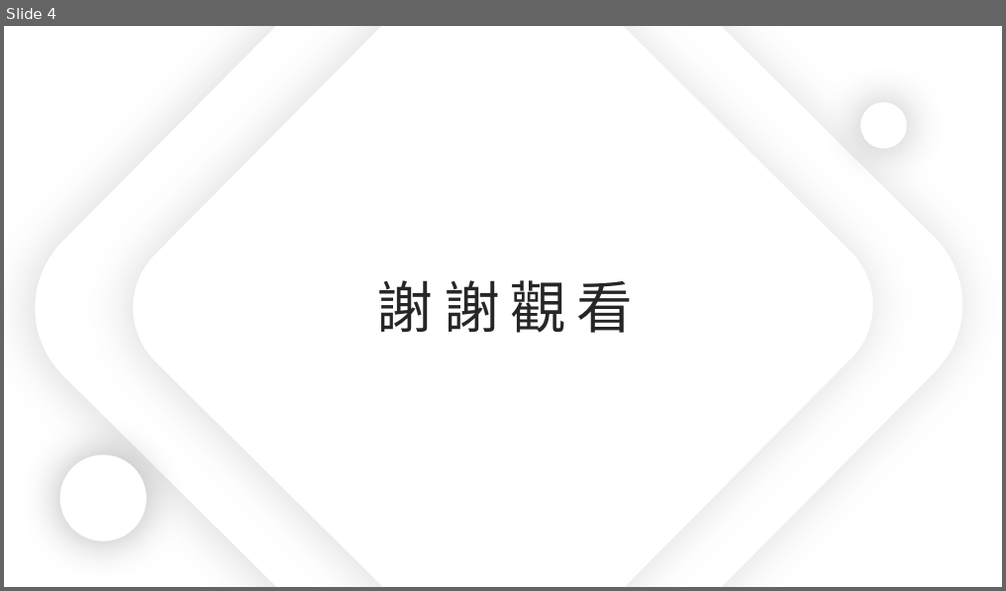
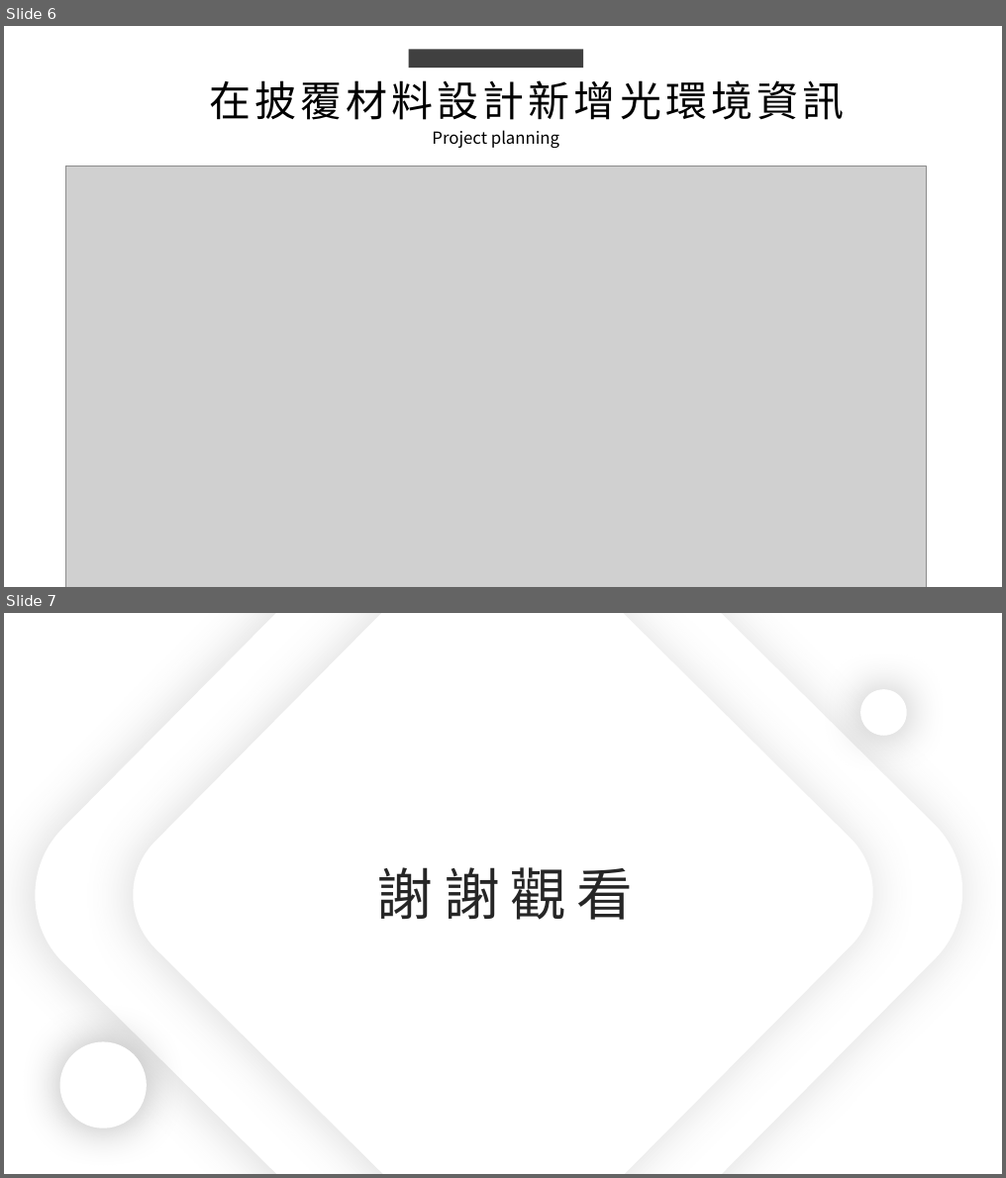
Before and after one commit to ZheHong1021/ExcelSystem, a slide deck: 工作日報_葉柏漢/2021.11/2021.11.29(加班)_2021.11.30工作日報_葉柏漢.pptx. Shown one above the other, each under a label of ours: slide 4 before the commit, slides 6 and 7 after it. The pictures are 1006x591 and 1006x1178 pixels, drawn with LibreOffice and Linux fonts; fonts in the diff are those of the drawing; grey boxes stand for pictures. Boxes give left, top, right and bottom in pixels: in the first picture for what was removed or moved away, otherwise in the second. Text is boxed around its words. In the diff, an @@ line names an element or a change of style, - is before the commit and + after.

```diff
--- a/工作日報_葉柏漢/2021.11/2021.11.29(加班)_2021.11.30工作日報_葉柏漢.pptx
+++ b/工作日報_葉柏漢/2021.11/2021.11.29(加班)_2021.11.30工作日報_葉柏漢.pptx
@@ slide 6 added at box(4, 26, 1002, 587), background #FFFFFF @@
@@ rectangle added at box(409, 49, 583, 68), fill #404040 @@
@@ text added at box(209, 80, 844, 120), 40 pt, text #000000 @@
+在披覆材料設計新增光環境資訊
@@ text added at box(432, 130, 559, 148), 16 pt, text #000000 @@
+Project planning
@@ picture added at box(65, 166, 927, 587) @@
@@ what was slide 4 is now slide 7 @@
```
Also in this commit, not shown: 1 slide changed, 2 other slides added, 1 other file.
